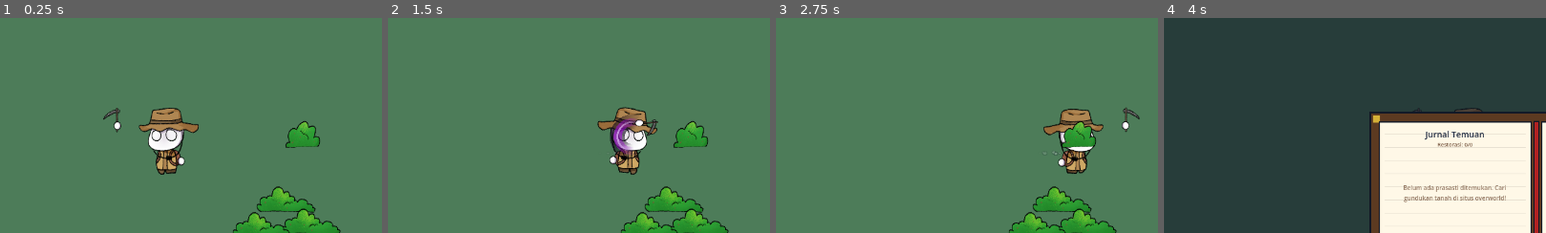
Above: before the commit, frames 1-4 (left to right).
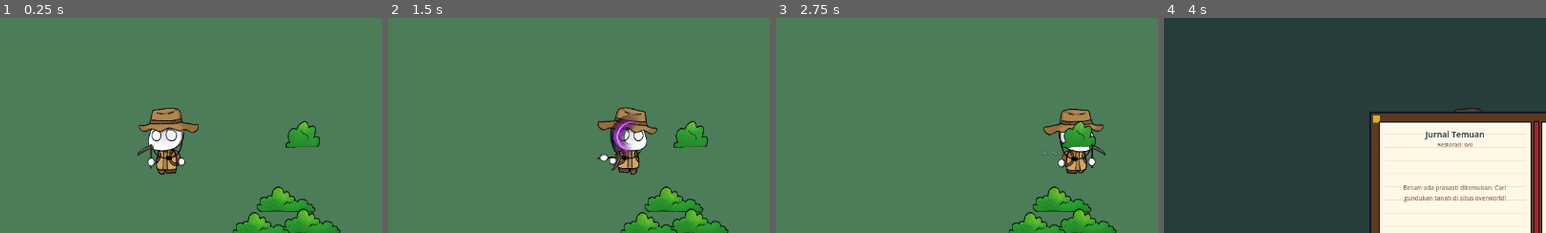
Above: after the commit, the same moments.

Repository: Akabim/arkeolog
Game: Godot game, scene res://src/core/main.tscn
Two runs of this game, one before a commit and one after it. Both use one fixed random seed, a clock stepped at 60 frames per second and the inputs below.
Inputs (mouse positions are % of the whole screen's width and height, from its top left):
- Up to frame 1 (0.25 s): no input
- Up to frame 2 (1.5 s): tap Enter (ui_accept) at 0.5, 0.77 s; move the mouse to (72, 45) at 0.52 s; hold D (move_right) 0.53-1.25 s; hold E (interact) 0.53-1.25 s; click (72, 45) at 0.67 s; drag from (30, 55) to (80, 74) at 1.27 s
- Up to frame 3 (2.75 s): move the mouse to (60, 28) at 2.02 s; hold D (move_right) from 2.03 s (still down); tap Space at 2.1 s
- Up to frame 4 (4 s): release D (move_right) at 2.75 s; drag from (45, 70) to (80, 74) at 2.77 s; tap Enter (ui_accept) at 3.5, 3.77 s; move the mouse to (80, 65) at 3.52 s; hold A (move_left) from 3.53 s (still down); tap I at 3.6 s
The pictures show only the part of the screen within x 1-51%, y 7-57%; the shares and areas given below are measured in that part.

The runs differ from the first frame. In frame 1, 0.4% of the frame differs, in the area x 27-49%, y 41-71%; in frame 2, 0.4%; in frame 3, 0.4%; in frame 4, less than 0.1%.

Commit message:
Update default node positions and all animation keyframes for HandL (2.222, 0.0) and HandR (-2.222, 2.222) to align with centered offsets

Diff:
--- a/src/entities/player/player.tscn
+++ b/src/entities/player/player.tscn
@@ -99,7 +99,7 @@
 "times": PackedFloat32Array(0),
 "transitions": PackedFloat32Array(1),
 "update": 0,
-"values": [Vector2(-124, -135)]
+"values": [Vector2(2.222, 0)]
 }
 tracks/6/type = "value"
 tracks/6/imported = false
@@ -111,7 +111,7 @@
 "times": PackedFloat32Array(0),
 "transitions": PackedFloat32Array(1),
 "update": 0,
-"values": [Vector2(-131, -128)]
+"values": [Vector2(-2.222, 2.222)]
 }
 tracks/7/type = "value"
 tracks/7/imported = false
@@ -188,7 +188,7 @@
 "times": PackedFloat32Array(0, 0.8, 1.6),
 "transitions": PackedFloat32Array(1, 1, 1),
 "update": 0,
-"values": [Vector2(-124, -135), Vector2(-124, -134), Vector2(-124, -135)]
+"values": [Vector2(2.222, 0.0), Vector2(2.222, 1.0), Vector2(2.222, 0.0)]
 }
 tracks/4/type = "value"
 tracks/4/imported = false
@@ -200,7 +200,7 @@
 "times": PackedFloat32Array(0, 0.8, 1.6),
 "transitions": PackedFloat32Array(1, 1, 1),
 "update": 0,
-"values": [Vector2(-131, -128), Vector2(-131, -127), Vector2(-131, -128)]
+"values": [Vector2(-2.222, 2.222), Vector2(-2.222, 3.222), Vector2(-2.222, 2.222)]
 }
 tracks/5/type = "value"
 tracks/5/imported = false
@@ -301,7 +301,7 @@
 "times": PackedFloat32Array(0, 1.6),
 "transitions": PackedFloat32Array(1, 1),
 "update": 0,
-"values": [Vector2(-100.195, -116.895), Vector2(-100.195, -116.895)]
+"values": [Vector2(26.027, 18.105), Vector2(26.027, 18.105)]
 }
 tracks/4/type = "value"
 tracks/4/imported = false
@@ -313,7 +313,7 @@
 "times": PackedFloat32Array(0, 1.6),
 "transitions": PackedFloat32Array(1, 1),
 "update": 0,
-"values": [Vector2(-131, -155.105), Vector2(-131, -155.105)]
+"values": [Vector2(-2.222, -24.883), Vector2(-2.222, -24.883)]
 }
 tracks/5/type = "value"
 tracks/5/imported = false
@@ -465,7 +465,6 @@
 "values": [Vector2(-120.44445, -0.5555525), Vector2(-120.44445, -0.5555525), Vector2(-120.44445, -0.5555525), Vector2(-120.44445, -0.5555525)]
 }
 
-
 [sub_resource type="Animation" id="Animation_swing_shovel"]
 resource_name = "swing_shovel"
 length = 0.35
@@ -480,7 +479,7 @@
 "times": PackedFloat32Array(0, 0.12, 0.22, 0.3),
 "transitions": PackedFloat32Array(1, 1, 1, 1),
 "update": 0,
-"values": [Vector2(-100.195, -116.895), Vector2(-150.165, -88.46), Vector2(-52.275, -125), Vector2(-100.195, -116.895)]
+"values": [Vector2(26.027, 18.105), Vector2(-23.943, 46.54), Vector2(73.947, 10.0), Vector2(26.027, 18.105)]
 }
 tracks/1/type = "value"
 tracks/1/imported = false
@@ -504,7 +503,7 @@
 "times": PackedFloat32Array(0, 0.12, 0.22, 0.3),
 "transitions": PackedFloat32Array(1, 1, 1, 1),
 "update": 0,
-"values": [Vector2(-131, -155.105), Vector2(-200.985, -102.15), Vector2(-51.105, -183.565), Vector2(-131, -155.105)]
+"values": [Vector2(-2.222, -24.883), Vector2(-72.207, 28.072), Vector2(77.673, -53.343), Vector2(-2.222, -24.883)]
 }
 tracks/3/type = "value"
 tracks/3/imported = false
@@ -593,7 +592,7 @@
 "times": PackedFloat32Array(0, 0.125, 0.25, 0.375, 0.5),
 "transitions": PackedFloat32Array(1, 1, 1, 1, 1),
 "update": 0,
-"values": [Vector2(-124, -135), Vector2(-124, -138), Vector2(-124, -135), Vector2(-124, -131), Vector2(-124, -135)]
+"values": [Vector2(2.222, 0.0), Vector2(2.222, -3.0), Vector2(2.222, 0.0), Vector2(2.222, 4.0), Vector2(2.222, 0.0)]
 }
 tracks/6/type = "value"
 tracks/6/imported = false
@@ -605,7 +604,7 @@
 "times": PackedFloat32Array(0, 0.125, 0.25, 0.375, 0.5),
 "transitions": PackedFloat32Array(1, 1, 1, 1, 1),
 "update": 0,
-"values": [Vector2(-131, -128), Vector2(-131, -124), Vector2(-131, -128), Vector2(-131, -132), Vector2(-131, -128)]
+"values": [Vector2(-2.222, 2.222), Vector2(-2.222, 6.222), Vector2(-2.222, 2.222), Vector2(-2.222, -1.778), Vector2(-2.222, 2.222)]
 }
 tracks/7/type = "value"
 tracks/7/imported = false
@@ -766,7 +765,7 @@
 "times": PackedFloat32Array(0, 0.5),
 "transitions": PackedFloat32Array(1, 1),
 "update": 0,
-"values": [Vector2(-100.195, -116.895), Vector2(-100.195, -116.895)]
+"values": [Vector2(26.027, 18.105), Vector2(26.027, 18.105)]
 }
 tracks/6/type = "value"
 tracks/6/imported = false
@@ -778,7 +777,7 @@
 "times": PackedFloat32Array(0, 0.5),
 "transitions": PackedFloat32Array(1, 1),
 "update": 0,
-"values": [Vector2(-131, -155.105), Vector2(-131, -155.105)]
+"values": [Vector2(-2.222, -24.883), Vector2(-2.222, -24.883)]
 }
 tracks/7/type = "value"
 tracks/7/imported = false
@@ -902,7 +901,7 @@
 
 [node name="HandL" type="Sprite2D" parent="Visual/Badan" unique_id=2070089238]
 z_index = 2
-position = Vector2(-124, -135)
+position = Vector2(2.222, 0)
 texture = ExtResource("9_t8d2k")
 
 [node name="Shovel" type="Sprite2D" parent="Visual/Badan/HandL" unique_id=1165311710]
@@ -912,8 +911,9 @@
 texture = ExtResource("8_n7e5a")
 
 [node name="Scythe" type="Sprite2D" parent="Visual/Badan/HandL" unique_id=1165311711]
+visible = false
 show_behind_parent = true
-position = Vector2(-118.22223, -0.55555725)
+position = Vector2(-120.44445, -0.5555525)
 texture = ExtResource("9_3c4mh")
 
 [node name="Pickaxe" type="Sprite2D" parent="Visual/Badan/HandL" unique_id=1165311712]
@@ -922,9 +922,8 @@
 offset = Vector2(0, -12)
 
 [node name="HandR" type="Sprite2D" parent="Visual/Badan" unique_id=1230186548]
-position = Vector2(-131, -128)
+position = Vector2(-2.222, 2.222)
 texture = ExtResource("10_yi0df")
-centered = false
 
 [node name="Kepala" type="Sprite2D" parent="Visual" unique_id=1651958959]
 texture = ExtResource("7_p2qdy")
@@ -936,7 +935,7 @@
 visible = false
 modulate = Color(1, 1, 1, 0)
 position = Vector2(-20, -10)
-rotation = 0.8
+rotation = -1.710423
 scale = Vector2(1.2, 0.9)
 script = ExtResource("12_slash_arc")
 
